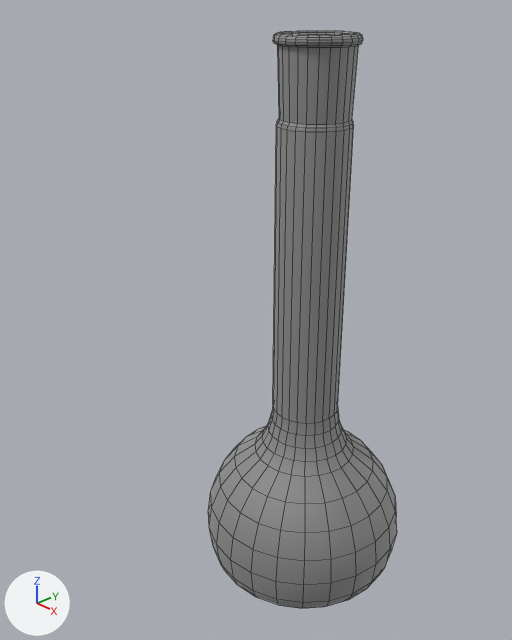
Before and after pictures for a commit that changed the Blender file Assets/Materials/Blender/untitled.blend.
One viewpoint serves both versions: a 50 mm lens placed at (-0.13, -0.053, 0.274), pointed at (-0.351, 0.149, 0.136). Arrows for +X, +Y and +Z are at lower left; the lights stay in place. Mesh edges are drawn as thin lines.

The first picture shows 'SM_Flask_500ml'.
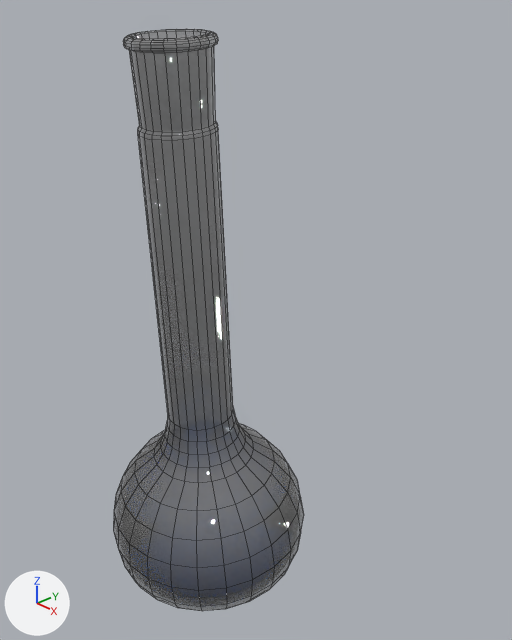
Where the change shows, as pixel boxes [x1, y1, x2, y2] in the pictures (512 x 640 px):
'SM_Flask_500ml', recoloured, moved, turned: before [208, 31, 397, 608]; after [113, 29, 304, 611]

Patch to the scene script:
```diff
--- a/Assets/Materials/Blender/untitled.blend.py
+++ b/Assets/Materials/Blender/untitled.blend.py
@@ mat_flask @@
+mat_flask = principled_material('Flask')
+mat_flask.base_color = (0.588, 0.588, 0.588)  # light grey #cacaca
+mat_flask.metallic = 1.0
+mat_flask.roughness = 0.0
+mat_flask.alpha = 0.5
+mat_flask.specular_ior_level = 1.0
@@ me_mesh @@
 me_mesh.from_pydata(...)  # 960 vertices, 960 faces; spans x -0.049..0.049, y -0.049..0.049, z 0.0..0.26
-me_mesh.materials.append(mat_m_flask)  # light grey #cacaca
+me_mesh.materials.append(mat_flask)  # light grey #cacaca
@@ ob_sm_flask_500ml @@
 ob_sm_flask_500ml = bpy.data.objects.new('SM_Flask_500ml', me_mesh)
-ob_sm_flask_500ml.location = (-0.3326, 0.1648, 0.0)
+ob_sm_flask_500ml.location = (-0.3664, 0.1307, 0.0)
+ob_sm_flask_500ml.rotation_euler = (0.0623, 0.025, 0.0)  # degrees (3.6, 1.4, 0)
```
